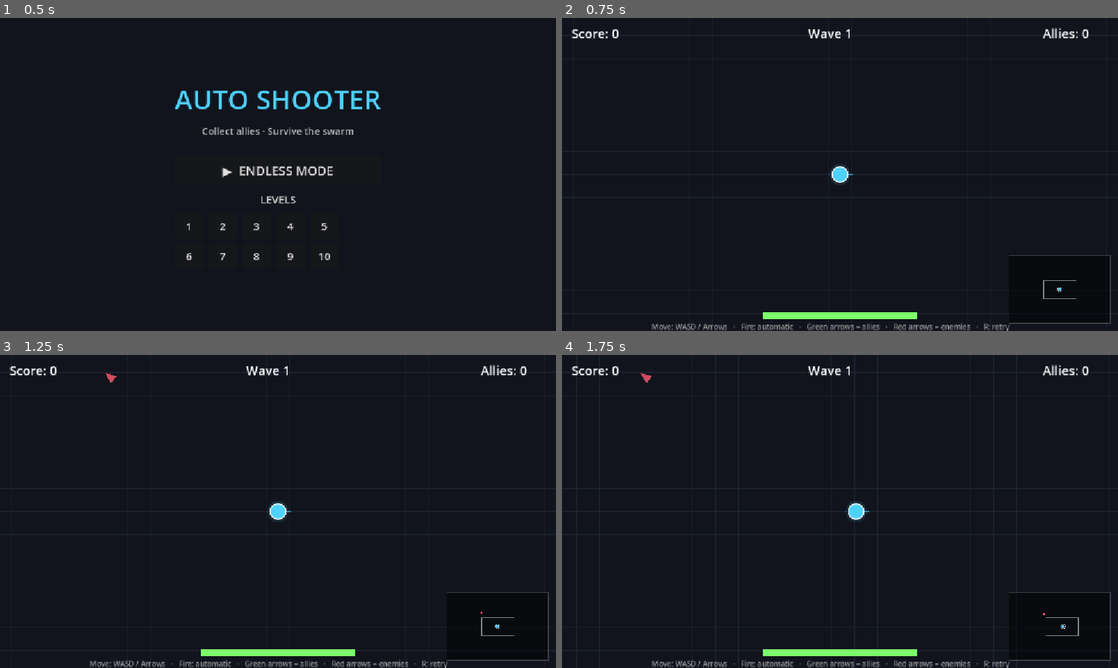
Above: before the commit, frames 1-4 (two rows, left to right).
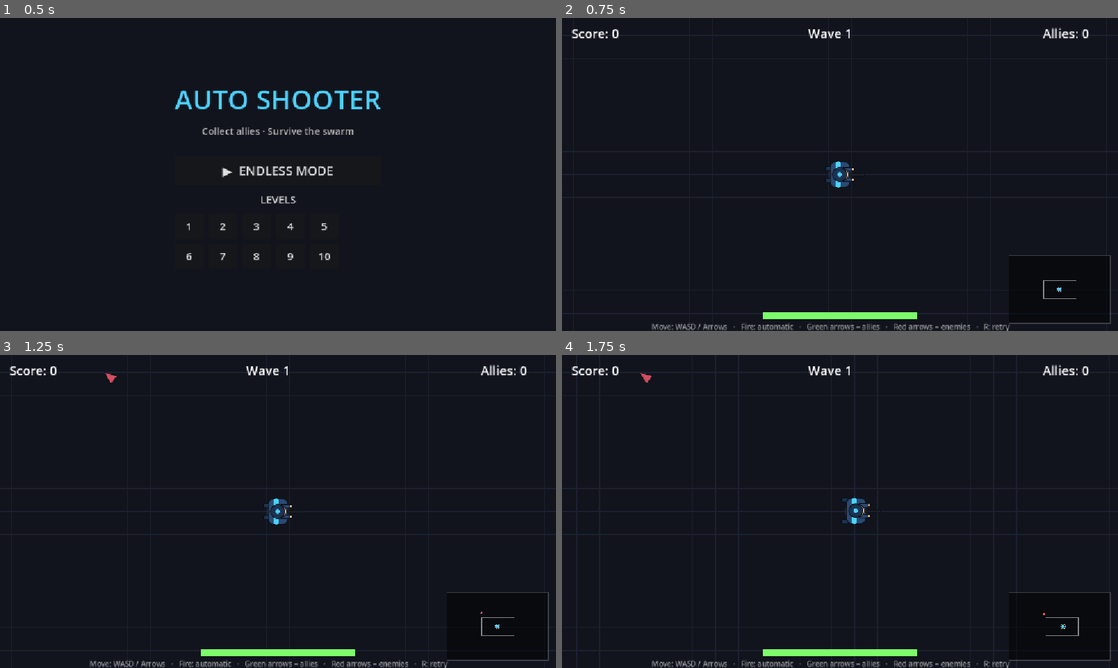
Above: after the commit, the same moments.

Repository: FaizHabibKhan/autoshooter
Game: Godot game, scene res://scenes/Menu.tscn
Same seed, same stepped clock (60 frames per second), same inputs: the game is played once before the commit and once after it.
Inputs:
- Up to frame 1 (0.5 s): no input
- Up to frame 2 (0.75 s): click "▶ ENDLESS MODE" at 0.5 s
- Up to frame 3 (1.25 s): no input
- Up to frame 4 (1.75 s): tap Enter at 1.25, 1.35 s; hold D (move_right) from 1.28 s (still down); tap Space at 1.52 s

Frame 1 is identical in both runs. In frame 2, 0.3% of the frame differs, in the area x 47-55%, y 45-55%; in frame 3, 0.3%; in frame 4, 0.3%, in the area x 50-58%, y 45-54%.

Commit message:
added characters!

Diff:
--- a/project.godot
+++ b/project.godot
@@ -26,6 +26,7 @@
 EventBus="*res://scripts/event_bus.gd"
 GameManager="*res://scripts/game_manager.gd"
 AudioManager="*res://scripts/audio_manager.gd"
+SpriteLib="*res://scripts/sprite_lib.gd"
 
 [display]
 
--- a/scripts/ally.gd
+++ b/scripts/ally.gd
@@ -10,6 +10,7 @@
 var state: AllyState = AllyState.WAITING
 var _order: int = 0          # collection order — used for a stable ring slot
 var _pulse: float = 0.0      # animation clock for the waiting marker
+var _anim: AnimatedSprite2D
 
 const RING_SPIN := 0.6       # radians/sec the whole formation rotates
 
@@ -18,6 +19,7 @@
 	body_color = Config.COL_ALLY_UNCOLLECTED
 	collision_layer = 0
 	collision_mask = 0
+	z_index = 1
 	add_to_group("pickups")
 
 	var shape := CollisionShape2D.new()
@@ -25,6 +27,13 @@
 	circle.radius = body_radius
 	shape.shape = circle
 	add_child(shape)
+
+	_anim = AnimatedSprite2D.new()
+	_anim.sprite_frames = SpriteLib.get_frames("ally")
+	_anim.scale = Vector2.ONE * Config.ALLY_SPRITE_SCALE
+	_anim.play("walk")
+	_anim.speed_scale = 0.0   # stands still until collected
+	add_child(_anim)
 
 func _physics_process(delta: float) -> void:
 	if not GameManager.is_playing():
@@ -41,8 +50,18 @@
 		AllyState.FOLLOWING:
 			_follow(player, delta)
 			process_shooting(delta)
+			_update_sprite()
 
 	queue_redraw()
+
+func _update_sprite() -> void:
+	# Face the nearest enemy while shooting; otherwise face the player.
+	var target := _find_nearest_enemy()
+	var player := get_tree().get_first_node_in_group("player")
+	if target != null:
+		_anim.rotation = (target.global_position - global_position).angle()
+	elif player != null:
+		_anim.rotation = (player.global_position - global_position).angle()
 
 func _collect() -> void:
 	# Safety net for the ally cap (spawner also stops spawning at the cap).
@@ -50,6 +69,7 @@
 		return
 	state = AllyState.FOLLOWING
 	body_color = Config.COL_ALLY
+	_anim.speed_scale = 1.0   # comes to life once collected
 	remove_from_group("pickups")
 	add_to_group("allies")
 	# Stable slot = how many allies exist right now.
@@ -78,16 +98,11 @@
 
 func _draw() -> void:
 	if state == AllyState.WAITING:
-		# Pulsing beacon so the player can spot uncollected allies easily.
+		# Pulsing beacon under the waiting soldier so the player can spot it.
 		var p := 0.5 + 0.5 * sin(_pulse * 4.0)
 		draw_circle(Vector2.ZERO, Config.ALLY_COLLECT_RADIUS, Color(Config.COL_ALLY_UNCOLLECTED, 0.06 + 0.06 * p))
-		draw_arc(Vector2.ZERO, Config.ALLY_COLLECT_RADIUS, 0.0, TAU, 40, Color(Config.COL_ALLY_UNCOLLECTED, 0.25 + 0.2 * p), 2.0, true)
-		draw_circle(Vector2.ZERO, body_radius, Config.COL_ALLY_UNCOLLECTED)
-		draw_arc(Vector2.ZERO, body_radius, 0.0, TAU, 24, Color.WHITE, 1.5, true)
-		# A small "+" to read as "pick me up".
-		draw_line(Vector2(-4, 0), Vector2(4, 0), Config.COL_BG, 2.0)
-		draw_line(Vector2(0, -4), Vector2(0, 4), Config.COL_BG, 2.0)
+		draw_arc(Vector2.ZERO, Config.ALLY_COLLECT_RADIUS, 0.0, TAU, 40, Color(Config.COL_ALLY_UNCOLLECTED, 0.30 + 0.2 * p), 2.0, true)
 	else:
-		draw_circle(Vector2.ZERO, body_radius + 4.0, Color(Config.COL_ALLY, 0.14))
-		draw_circle(Vector2.ZERO, body_radius, Config.COL_ALLY)
-		draw_arc(Vector2.ZERO, body_radius, 0.0, TAU, 24, Color.WHITE, 1.5, true)
+		# Soft green aura + drop shadow while following.
+		draw_circle(Vector2.ZERO, body_radius + 5.0, Color(Config.COL_ALLY, 0.12))
+		draw_circle(Vector2(0, body_radius * 0.5), body_radius * 0.85, Color(0, 0, 0, 0.20))
--- a/scripts/config.gd
+++ b/scripts/config.gd
@@ -82,6 +82,12 @@
 const PICKUP_FIRST_DELAY := 6.0        # first ally appears fairly soon
 const PICKUP_MIN_DIST_FROM_PLAYER := 500.0  # spawn far so you must go find them
 
+# --- Sprites -----------------------------------------------------------------
+# On-screen scale for the 128px character frames. Tune to taste.
+const PLAYER_SPRITE_SCALE := 0.85
+const ALLY_SPRITE_SCALE := 0.72
+const ENEMY_SPRITE_SCALE := 0.82
+
 # --- Off-screen indicators ---------------------------------------------------
 const INDICATOR_MARGIN := 46.0         # inset from the screen edge for arrows
 const INDICATOR_SIZE := 15.0           # arrow triangle size
--- a/scripts/enemy.gd
+++ b/scripts/enemy.gd
@@ -13,12 +13,20 @@
 
 var _attack_cd: float = 0.0
 var _hit_flash: float = 0.0
+var _dying: bool = false
 var body_radius: float = Config.ENEMY_RADIUS
+var _anim: AnimatedSprite2D
 
 func _ready() -> void:
 	add_to_group("enemies")
 	# hp / speed / score_value are set by the spawner before add_child (per mode
 	# and difficulty), so _ready no longer computes them.
+
+	_anim = AnimatedSprite2D.new()
+	_anim.sprite_frames = SpriteLib.get_frames("zombie")
+	_anim.scale = Vector2.ONE * Config.ENEMY_SPRITE_SCALE
+	_anim.play("walk")
+	add_child(_anim)
 
 	# On the ENEMY layer (so bullets can find it); masks nothing so it never
 	# gets physically blocked — the swarm feel comes from manual separation.
@@ -35,7 +43,7 @@
 	EventBus.enemy_spawned.emit(self)
 
 func _physics_process(delta: float) -> void:
-	if not GameManager.is_playing():
+	if _dying or not GameManager.is_playing():
 		return
 	var player: Node2D = get_tree().get_first_node_in_group("player")
 	if player == null:
@@ -48,6 +56,12 @@
 	velocity = dir * speed + _separation()
 	move_and_slide()
 
+	# Face the way it's shambling (fall back to facing the player).
+	if velocity.length() > 5.0:
+		_anim.rotation = velocity.angle()
+	elif dir != Vector2.ZERO:
+		_anim.rotation = dir.angle()
+
 	# Contact damage on a cooldown while overlapping the player.
 	_attack_cd = max(0.0, _attack_cd - delta)
 	if dist <= body_radius + Config.PLAYER_RADIUS and _attack_cd <= 0.0:
@@ -57,7 +71,8 @@
 
 	if _hit_flash > 0.0:
 		_hit_flash = max(0.0, _hit_flash - delta * 6.0)
-		queue_redraw()
+	var f := _hit_flash
+	_anim.modulate = Color(1.0 + f, 1.0 + f, 1.0 + f, 1.0)
 
 # Push away from nearby enemies so they spread into a readable swarm.
 func _separation() -> Vector2:
@@ -72,21 +87,31 @@
 	return push * 4.0
 
 func take_damage(amount: float) -> void:
+	if _dying:
+		return
 	hp -= amount
 	_hit_flash = 1.0
-	queue_redraw()
 	if hp <= 0.0:
 		_die()
 	else:
 		EventBus.enemy_hit.emit(global_position)
 
 func _die() -> void:
+	if _dying:
+		return
+	_dying = true
+	# Score, FX and audio fire immediately; stop counting toward the alive cap
+	# and stop being targeted while the death animation plays out.
+	remove_from_group("enemies")
+	set_collision_layer_value(Config.LAYER_ENEMY, false)
+	velocity = Vector2.ZERO
 	EventBus.enemy_killed.emit(global_position, score_value)
 	EventBus.request_screen_shake.emit(3.0)
-	queue_free()
+	if _anim != null:
+		_anim.play("death")
+	queue_redraw()
+	get_tree().create_timer(0.55).timeout.connect(queue_free)
 
 func _draw() -> void:
-	var col := Config.COL_ENEMY.lerp(Color.WHITE, _hit_flash)
-	draw_circle(Vector2.ZERO, body_radius + 3.0, Color(Config.COL_ENEMY, 0.12))
-	draw_circle(Vector2.ZERO, body_radius, col)
-	draw_arc(Vector2.ZERO, body_radius, 0.0, TAU, 24, Color(Color.BLACK, 0.35), 2.0, true)
+	# Just a soft drop shadow; the sprite is the body now.
+	draw_circle(Vector2(0, body_radius * 0.5), body_radius * 0.85, Color(0, 0, 0, 0.22))
--- a/scripts/player.gd
+++ b/scripts/player.gd
@@ -10,11 +10,13 @@
 
 var _hit_flash: float = 0.0
 var _aim_dir: Vector2 = Vector2.RIGHT
+var _anim: AnimatedSprite2D
 
 func _ready() -> void:
 	add_to_group("player")
 	body_radius = Config.PLAYER_RADIUS
 	body_color = Config.COL_PLAYER
+	z_index = 2   # draw the hero above enemies/allies
 
 	# On the player layer; masks nothing so enemies never block movement.
 	collision_layer = 0
@@ -26,6 +28,12 @@
 	circle.radius = body_radius
 	shape.shape = circle
 	add_child(shape)
+
+	_anim = AnimatedSprite2D.new()
+	_anim.sprite_frames = SpriteLib.get_frames("player")
+	_anim.scale = Vector2.ONE * Config.PLAYER_SPRITE_SCALE
+	_anim.play("walk")
+	add_child(_anim)
 
 	EventBus.player_damaged.emit(hp, max_hp)
 
@@ -45,8 +53,23 @@
 	_clamp_to_arena()
 	process_shooting(delta)
 
+	_update_sprite(delta)
+
+func _update_sprite(delta: float) -> void:
+	# Face the nearest enemy if there is one, otherwise face movement.
+	var target := _find_nearest_enemy()
+	if target != null:
+		_aim_dir = (target.global_position - global_position).normalized()
+	elif velocity.length() > 10.0:
+		_aim_dir = velocity.normalized()
+	_anim.rotation = _aim_dir.angle()
+	# Walk faster the faster we move; nearly still when idle.
+	_anim.speed_scale = clampf(velocity.length() / Config.PLAYER_SPEED, 0.15, 1.4)
+	# Hit flash: briefly brighten the sprite.
 	if _hit_flash > 0.0:
 		_hit_flash = max(0.0, _hit_flash - delta * 4.0)
+	var f := _hit_flash * 0.9
+	_anim.modulate = Color(1.0 + f, 1.0 + f, 1.0 + f, 1.0)
 	queue_redraw()
 
 func _clamp_to_arena() -> void:
@@ -66,18 +89,13 @@
 		_die()
 
 func _die() -> void:
+	if _anim != null:
+		_anim.speed_scale = 1.0
+		_anim.play("death")
 	EventBus.request_screen_shake.emit(18.0)
 	EventBus.player_died.emit()
 
 func _draw() -> void:
-	# Aim indicator (points at the nearest enemy if there is one).
-	var target := _find_nearest_enemy()
-	if target != null:
-		_aim_dir = (target.global_position - global_position).normalized()
-	draw_line(Vector2.ZERO, _aim_dir * (body_radius + 10.0), Color(Config.COL_PLAYER, 0.5), 3.0)
-
-	# Body: soft aura, fill, outline. Flash white briefly when hit.
-	var col := Config.COL_PLAYER.lerp(Color.WHITE, _hit_flash)
-	draw_circle(Vector2.ZERO, body_radius + 6.0, Color(Config.COL_PLAYER, 0.12))
-	draw_circle(Vector2.ZERO, body_radius, col)
-	draw_arc(Vector2.ZERO, body_radius, 0.0, TAU, 32, Color.WHITE, 2.0, true)
+	# Soft aura + drop shadow under the sprite for depth.
+	draw_circle(Vector2.ZERO, body_radius + 7.0, Color(Config.COL_PLAYER, 0.10))
+	draw_circle(Vector2(0, body_radius * 0.5), body_radius * 0.9, Color(0, 0, 0, 0.22))
--- /dev/null
+++ b/scripts/sprite_lib.gd
@@ -0,0 +1,44 @@
+# =============================================================================
+#  SpriteLib.gd  (Autoload singleton)
+#  Builds shared SpriteFrames (walk + death) for each character kind from the
+#  spritesheets in res://art/, slicing each strip into frames with AtlasTexture.
+#  One SpriteFrames per kind is shared by every instance (cheap).
+#  Regenerate the art with: tools/make_sprites.py
+# =============================================================================
+extends Node
+
+const FRAME := 128
+const WALK_FRAMES := 6
+const DEATH_FRAMES := 5
+const WALK_FPS := 10.0
+const DEATH_FPS := 12.0
+
+var frames: Dictionary = {}   # kind (String) -> SpriteFrames
+
+func _ready() -> void:
+	for kind in ["player", "ally", "zombie"]:
+		frames[kind] = _build(kind)
+
+func get_frames(kind: String) -> SpriteFrames:
+	return frames.get(kind)
+
+func _build(kind: String) -> SpriteFrames:
+	var sf := SpriteFrames.new()
+	if sf.has_animation("default"):
+		sf.remove_animation("default")
+	_add_anim(sf, "walk", "res://art/%s_walk.png" % kind, WALK_FRAMES, WALK_FPS, true)
+	_add_anim(sf, "death", "res://art/%s_death.png" % kind, DEATH_FRAMES, DEATH_FPS, false)
+	return sf
+
+func _add_anim(sf: SpriteFrames, anim: String, sheet_path: String, count: int, fps: float, loop: bool) -> void:
+	var tex: Texture2D = load(sheet_path)
+	sf.add_animation(anim)
+	sf.set_animation_speed(anim, fps)
+	sf.set_animation_loop(anim, loop)
+	if tex == null:
+		return
+	for i in count:
+		var at := AtlasTexture.new()
+		at.atlas = tex
+		at.region = Rect2(i * FRAME, 0, FRAME, FRAME)
+		sf.add_frame(anim, at)
Binary file added: art/ally_death.png
Binary file added: art/ally_walk.png
Binary file added: art/player_death.png
Binary file added: art/player_walk.png
Binary file added: art/zombie_death.png
Binary file added: art/zombie_walk.png
Not shown, added: tools/make_sprites.py
